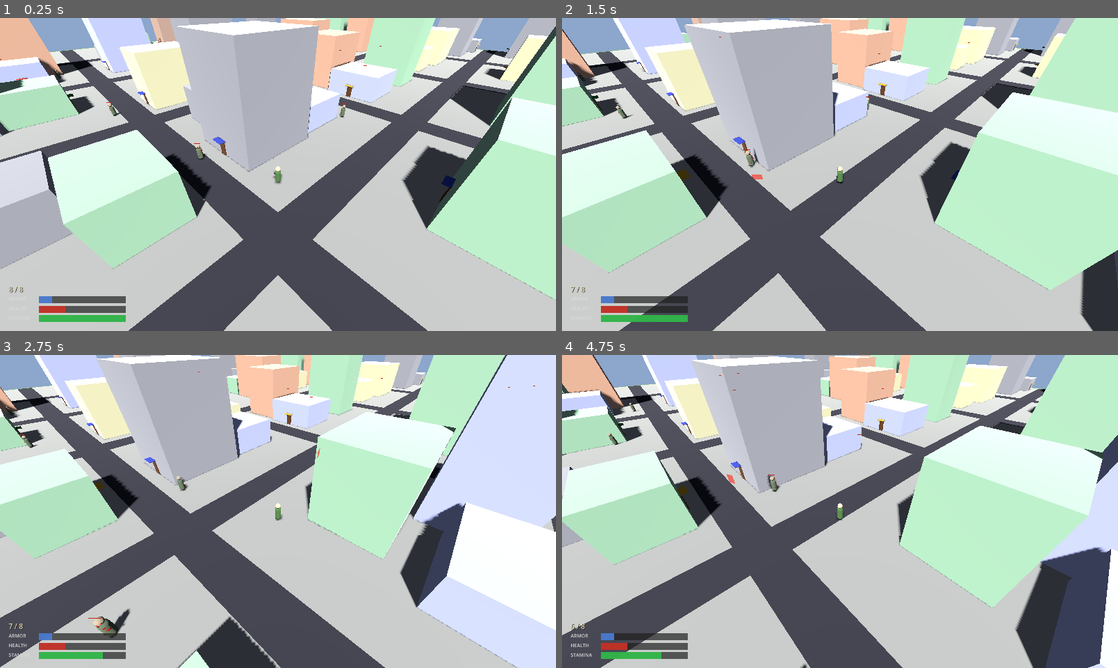
Above: before the commit, frames 1-4 (two rows, left to right).
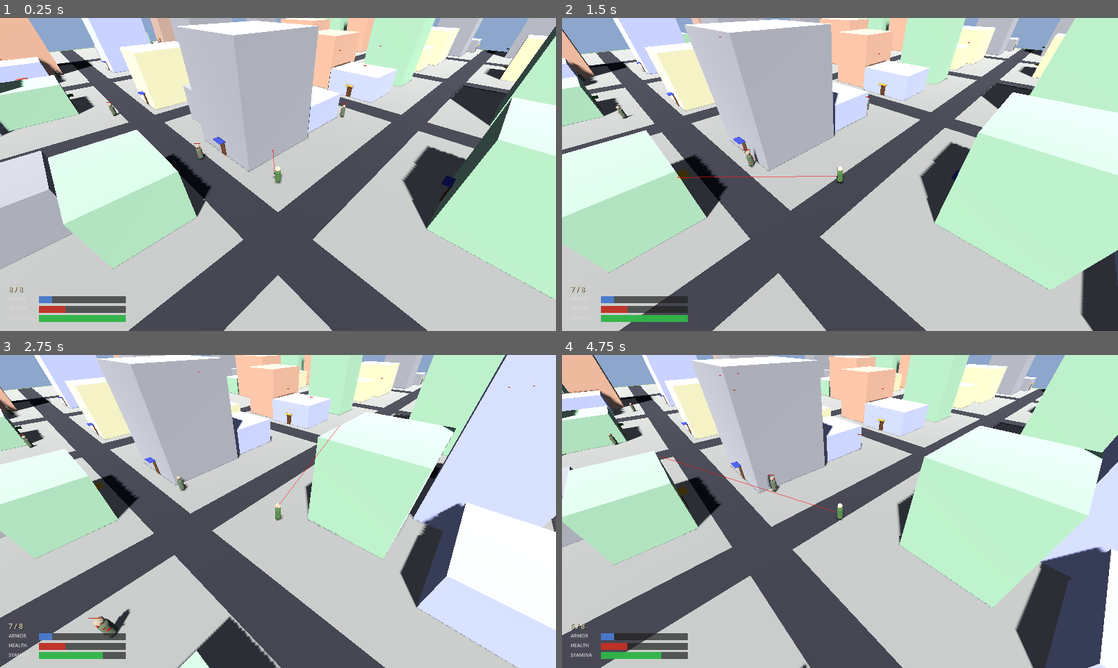
Above: after the commit, the same moments.

Repository: shaoqian2001/vibe-zombie
Game: Godot game, scene res://scenes/Main.tscn
Same seed, same stepped clock (60 frames per second), same inputs: the game is played once before the commit and once after it.
Inputs (mouse positions are in pixels of both pictures, inside the frame that each line leads up to):
- Up to frame 1 (0.25 s): no input
- Up to frame 2 (1.5 s): move the mouse to (962, 158) at 0.52 s; hold D (move_right) 0.53-1.28 s; hold F (interact) 0.53-1.28 s; move the mouse to (728, 190) at 1.27 s; hold S (move_backward) from 1.28 s (still down); click (728, 190) at 1.35 s
- Up to frame 3 (2.75 s): move the mouse to (333, 442) at 2.02 s; release S (move_backward) at 2.03 s; hold D (move_right) from 2.03 s (still down); hold Shift (sprint) from 2.03 s (still down)
- Up to frame 4 (4.75 s): move the mouse to (812, 574) at 2.77 s; release D (move_right) at 2.78 s; release Shift (sprint) at 2.78 s; hold W (move_forward) 2.78-3.53 s; tap F (interact) at 2.85 s; move the mouse to (1006, 558) at 3.52 s; press the mouse at (1006, 558) at 3.53 s; hold A (move_left) from 3.53 s (still down); move the mouse to (673, 464) at 4.27 s; release the mouse at (673, 464) at 4.28 s; tap Shift (sprint) at 4.35 s

The runs differ from the first frame. In frame 1, less than 0.1% of the frame differs, in the area x 49-50%, y 42-50%; in frame 2, less than 0.1%; in frame 3, less than 0.1%; in frame 4, less than 0.1%, in the area x 17-50%, y 32-51%.

Commit message:
Redesign aim line as flat ImmediateMesh line with hit dot
- Replaced CylinderMesh aim line (which rendered as a vertical plane)
  with ImmediateMesh PRIMITIVE_LINES drawn between two world-space
  vertices — always parallel to the ground, no rotation math needed
- 60% transparent red color (infrared laser style)
- Line stops at first raycast hit (zombie, wall, building)
- Solid red dot (small sphere) appears at the hit point so the player
  can see exactly what they're aiming at
- Dot hidden when aiming into empty space (line extends to max range)

https://claude.ai/code/session_016qm4EvvEUs7PowHK6sgWGV

Diff:
--- a/scripts/player.gd
+++ b/scripts/player.gd
@@ -41,6 +41,7 @@
 
 # Aim line — togglable (will later be tied to accessories)
 var _aim_line: MeshInstance3D = null
+var _aim_dot: MeshInstance3D = null  # solid red dot at hit point
 var aim_line_enabled: bool = true  # on by default for testing
 
 func _ready() -> void:
@@ -137,24 +138,40 @@
 # ------------------------------------------------------------------
 
 func _build_aim_line() -> void:
-	var mat := StandardMaterial3D.new()
-	mat.albedo_color = Color(1.0, 0.15, 0.1, 0.6)
-	mat.transparency = BaseMaterial3D.TRANSPARENCY_ALPHA
-	mat.shading_mode = BaseMaterial3D.SHADING_MODE_UNSHADED
-	mat.no_depth_test = true
-	mat.render_priority = 5
-
-	var mesh := CylinderMesh.new()
-	mesh.top_radius = 0.02
-	mesh.bottom_radius = 0.02
-	mesh.height = 1.0  # rescaled each frame
-	mesh.material = mat
+	# Line mesh (ImmediateMesh redrawn each frame — always flat, no rotation)
+	var line_mat := StandardMaterial3D.new()
+	line_mat.albedo_color = Color(1.0, 0.1, 0.1, 0.6)
+	line_mat.transparency = BaseMaterial3D.TRANSPARENCY_ALPHA
+	line_mat.shading_mode = BaseMaterial3D.SHADING_MODE_UNSHADED
+	line_mat.no_depth_test = true
+	line_mat.render_priority = 5
 
 	_aim_line = MeshInstance3D.new()
 	_aim_line.name = "AimLine"
-	_aim_line.mesh = mesh
+	_aim_line.mesh = ImmediateMesh.new()
+	_aim_line.material_override = line_mat
 	_aim_line.cast_shadow = GeometryInstance3D.SHADOW_CASTING_SETTING_OFF
 	get_tree().root.add_child.call_deferred(_aim_line)
+
+	# Hit-point dot (small sphere, solid red)
+	var dot_mat := StandardMaterial3D.new()
+	dot_mat.albedo_color = Color(1.0, 0.05, 0.05, 0.9)
+	dot_mat.transparency = BaseMaterial3D.TRANSPARENCY_ALPHA
+	dot_mat.shading_mode = BaseMaterial3D.SHADING_MODE_UNSHADED
+	dot_mat.no_depth_test = true
+	dot_mat.render_priority = 6
+
+	var dot_mesh := SphereMesh.new()
+	dot_mesh.radius = 0.07
+	dot_mesh.height = 0.14
+	dot_mesh.material = dot_mat
+
+	_aim_dot = MeshInstance3D.new()
+	_aim_dot.name = "AimDot"
+	_aim_dot.mesh = dot_mesh
+	_aim_dot.cast_shadow = GeometryInstance3D.SHADOW_CASTING_SETTING_OFF
+	_aim_dot.visible = false
+	get_tree().root.add_child.call_deferred(_aim_dot)
 
 func _get_muzzle_world_pos() -> Vector3:
 	if _pistol_node == null:
@@ -185,27 +202,33 @@
 	if _aim_line == null or not is_instance_valid(_aim_line):
 		return
 
-	# Toggle visibility
 	_aim_line.visible = aim_line_enabled
+	if _aim_dot and is_instance_valid(_aim_dot):
+		_aim_dot.visible = false
 	if not aim_line_enabled:
 		return
 
 	var muzzle_pos := _get_muzzle_world_pos()
 	var aim := _aim_raycast()
 	var aim_end: Vector3 = aim["end"]
-	var aim_length := muzzle_pos.distance_to(aim_end)
-
-	if aim_length < 0.05:
+	var did_hit: bool = aim["hit"]
+
+	if muzzle_pos.distance_to(aim_end) < 0.05:
 		_aim_line.visible = false
 		return
 
-	var mid := (muzzle_pos + aim_end) * 0.5
-
-	_aim_line.global_transform = Transform3D.IDENTITY
-	_aim_line.global_position = mid
-	_aim_line.scale = Vector3(1, aim_length, 1)
-	_aim_line.look_at(aim_end, Vector3.UP)
-	_aim_line.rotate_object_local(Vector3.RIGHT, PI * 0.5)
+	# Redraw the line as two vertices (flat, no rotation needed)
+	var im: ImmediateMesh = _aim_line.mesh as ImmediateMesh
+	im.clear_surfaces()
+	im.surface_begin(Mesh.PRIMITIVE_LINES)
+	im.surface_add_vertex(muzzle_pos)
+	im.surface_add_vertex(aim_end)
+	im.surface_end()
+
+	# Show red dot at hit point
+	if did_hit and _aim_dot and is_instance_valid(_aim_dot):
+		_aim_dot.visible = true
+		_aim_dot.global_position = aim_end
 
 # ------------------------------------------------------------------
 # Gun mechanics
